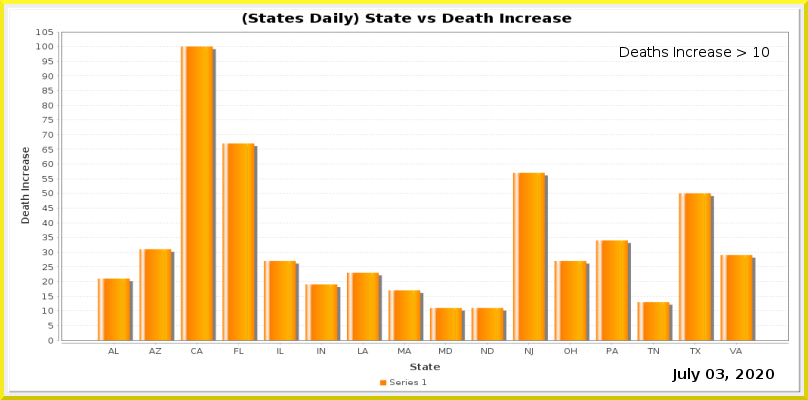
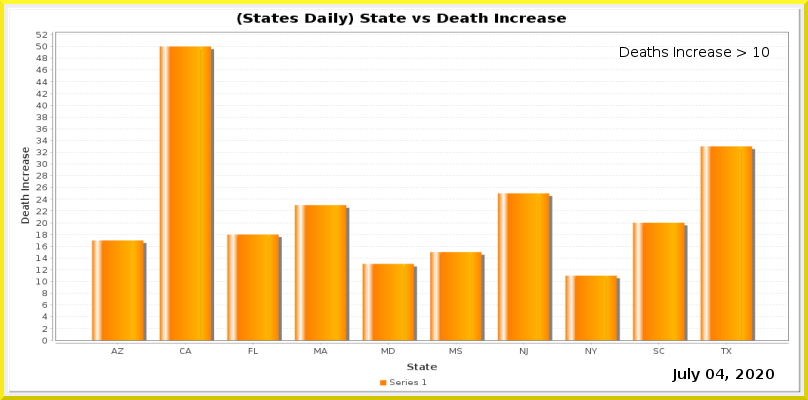
Layer changes from the first (808, 400) image to the second:
painted on "Current Date" over (x1=716, y1=369, x2=724, y2=379)
painted on "Date_vs_TestIncrease.png" over (x1=36, y1=12, x2=789, y2=371)
